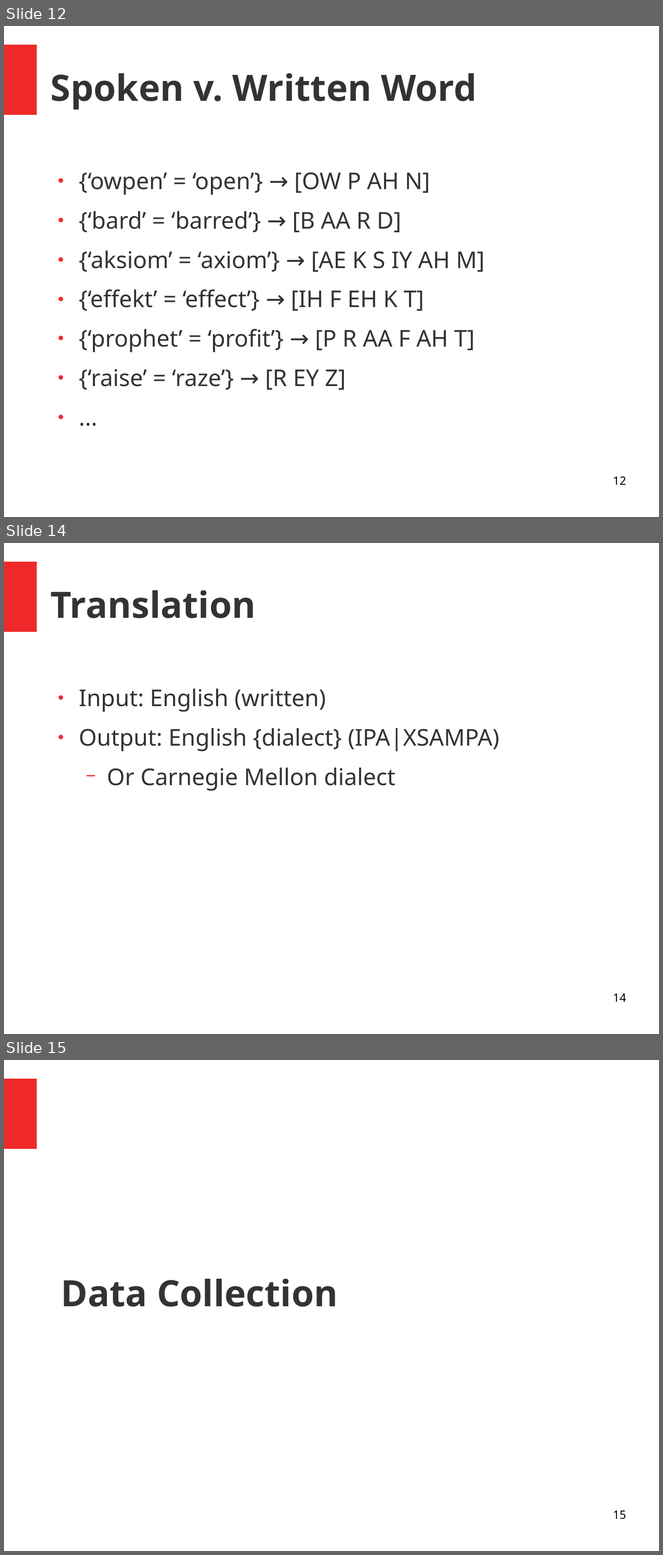
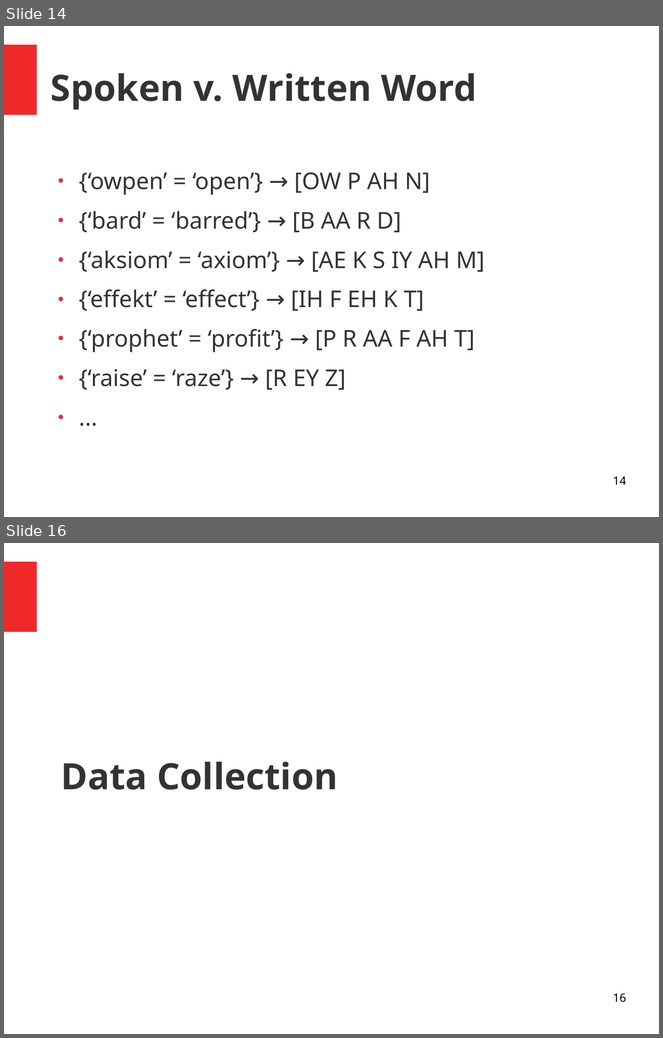
Before and after one commit to JasperHG90/Phonorm, a slide deck: docs/phonorm.odp. Shown one above the other, each under a label of ours: slides 12, 14 and 15 before the commit, slides 14 and 16 after it; the slides between them are not shown. The pictures are 663x1555 and 663x1038 pixels, drawn with LibreOffice and Linux fonts; fonts in the diff are those of the drawing. Boxes give left, top, right and bottom in pixels: in the first picture for what was removed or moved away, otherwise in the second. Text is boxed around its words. In the diff, an @@ line names an element or a change of style, - is before the commit and + after.

```diff
--- a/docs/phonorm.odp
+++ b/docs/phonorm.odp
@@ slide 14 removed at (4,543,659,1034), background #FFFFFF; not listed: 1 template element that a slide beside it also shows @@
@@ title removed at (51,590,256,618) @@
-Translation
@@ text removed at (79,689,500,791) @@
-● Input: English (written)
-● Output: English {dialect} (IPA|XSAMPA)
-  − Or Carnegie Mellon dialect
@@ page number removed at (613,994,626,1002) @@
-14
@@ what was slide 12 is now slide 14 @@
@@ page number at (613,477,626,485): text changed @@
-12
+14
@@ what was slide 15 is now slide 16 @@
@@ page number at (613,994,626,1003): text changed @@
-15
+16
```
Also in this commit, not shown: 7 slides changed, 3 slides added, 3 other slides removed, 1 other file.
